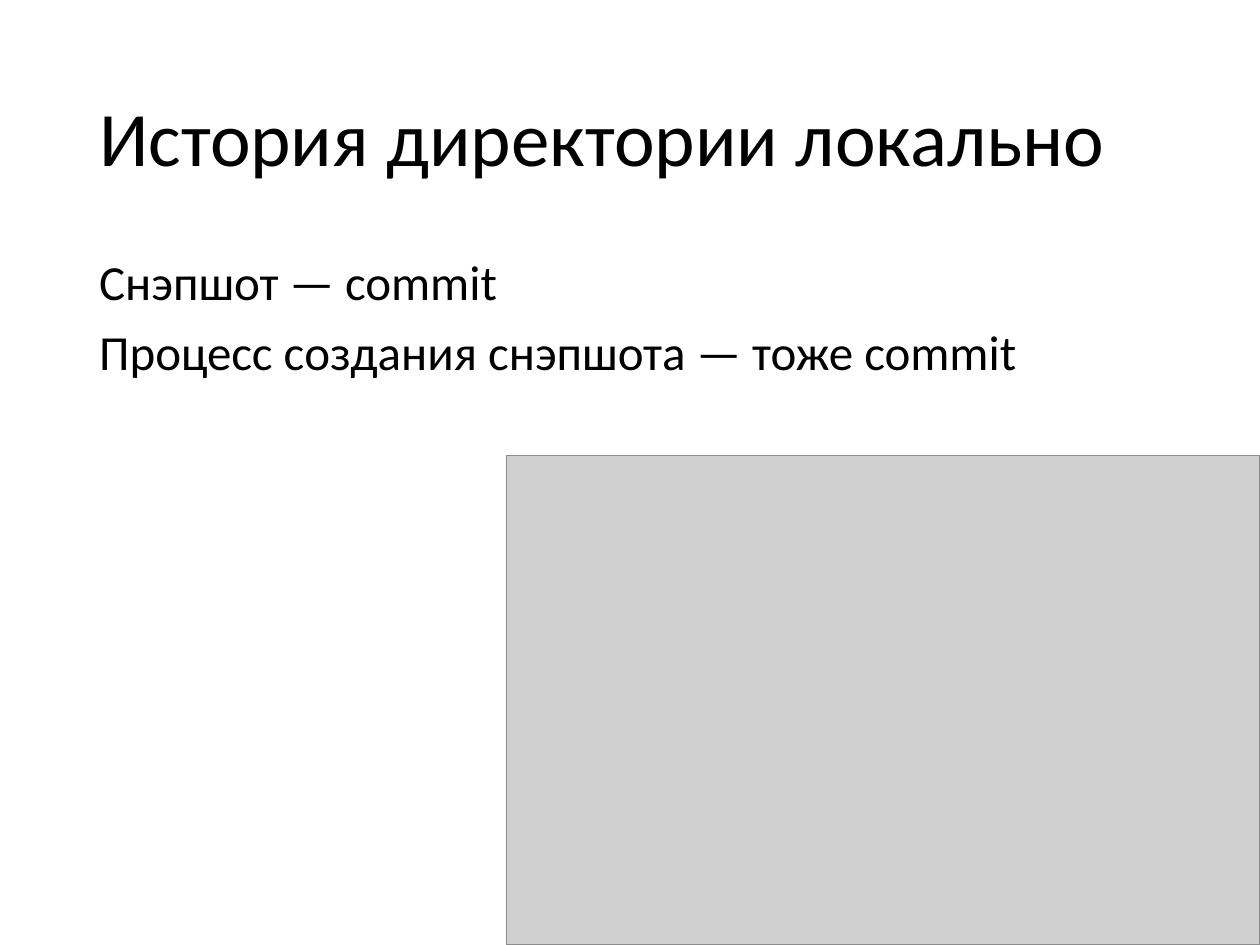
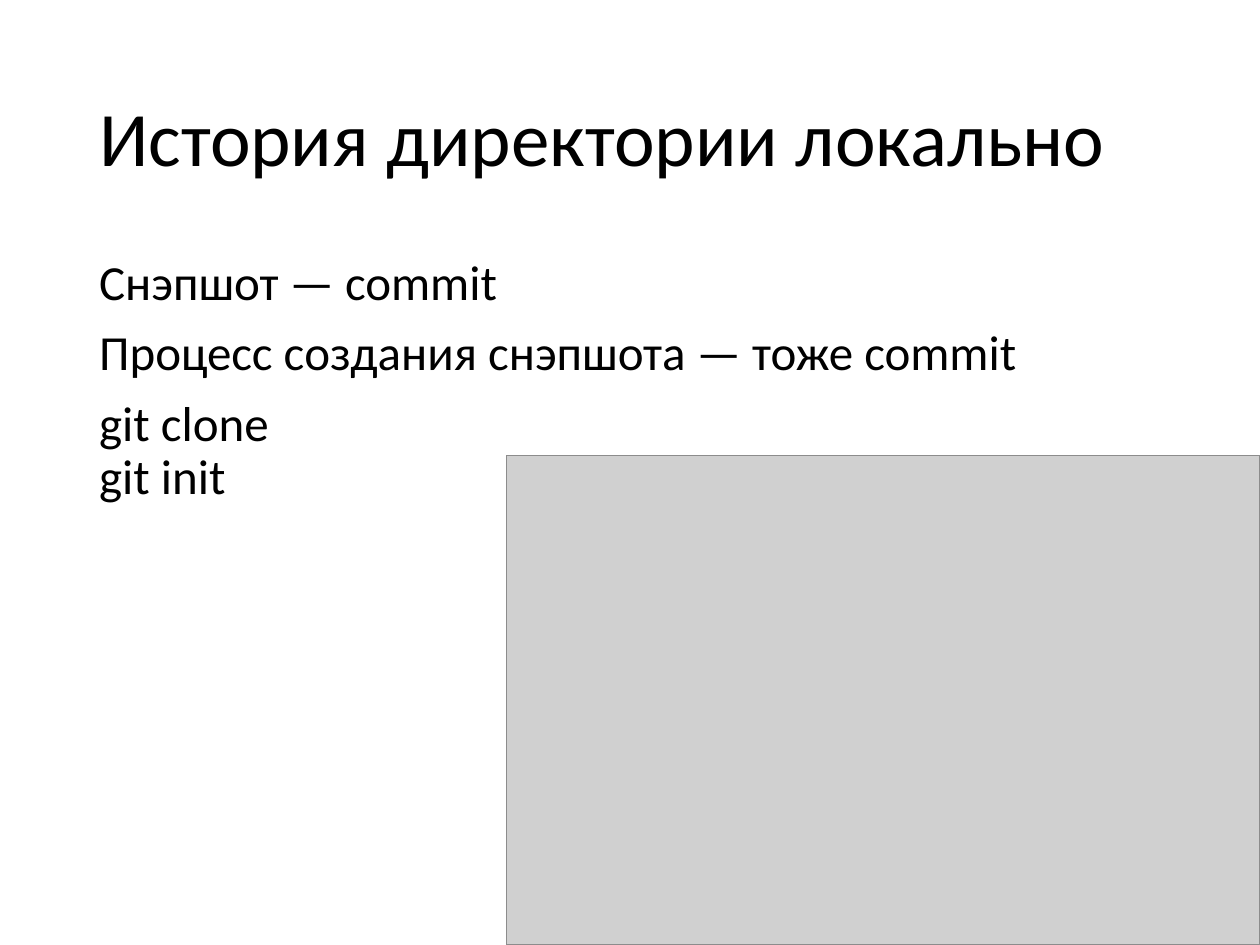
Before and after one commit to chokayes/internship-2015, a slide deck: slide 2 of Git/git.pptx. Drawn at 1260x945 pixels with LibreOffice and Linux fonts; fonts in the diff are those of the drawing; grey boxes stand for pictures. Boxes give left, top, right and bottom in pixels: in the first picture for what was removed or moved away, otherwise in the second. Text is boxed around its words. In the diff, an @@ line names an element or a change of style, - is before the commit and + after.

```diff
--- a/Git/git.pptx
+++ b/Git/git.pptx
@@ text at [99,407,269,503]: paragraph added @@
+git clone
+git init
```
Also in this commit, not shown: 2 other slides changed.
